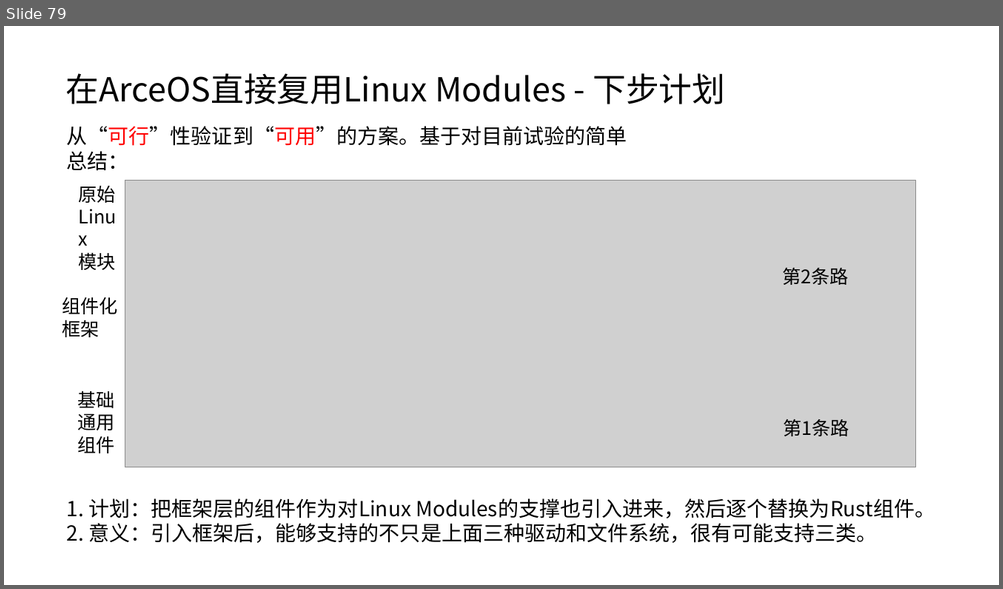
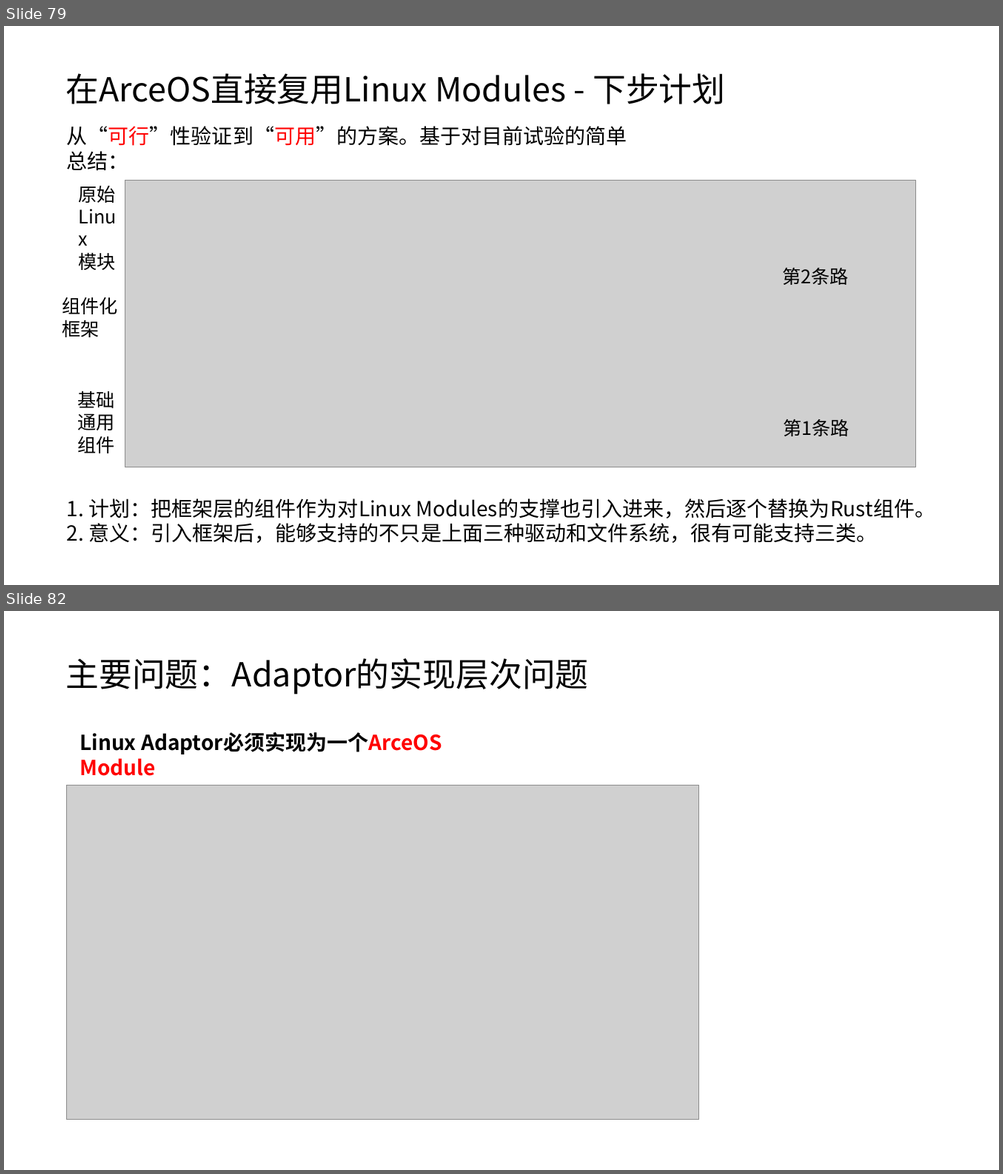
Before and after one commit to lkmodel/doc, a slide deck: 组件化内核工作的设想和当前进展.pptx. Shown one above the other, each under a label of ours: slide 79 before the commit, slides 79 and 82 after it; the slides between them are not shown. The pictures are 1003x589 and 1003x1174 pixels, drawn with LibreOffice and Linux fonts; fonts in the diff are those of the drawing; grey boxes stand for pictures. Boxes give left, top, right and bottom in pixels: in the first picture for what was removed or moved away, otherwise in the second. Text is boxed around its words. In the diff, an @@ line names an element or a change of style, - is before the commit and + after.

```diff
--- a/组件化内核工作的设想和当前进展.pptx
+++ b/组件化内核工作的设想和当前进展.pptx
@@ slide 82 added at [4, 611, 999, 1170], background #FFFFFF @@
@@ text added at [66, 658, 589, 695], 32 pt, text #000000 @@
+主要问题：Adaptor的实现层次问题
@@ text added at [79, 732, 442, 776], 20 pt, text #000000, bold @@
+Linux Adaptor必须实现为一个ArceOS Module
@@ picture added at [67, 785, 699, 1120] @@
```
Also in this commit, not shown: 1 slide changed, 4 other slides added, 1 slide removed, 4 other files.
